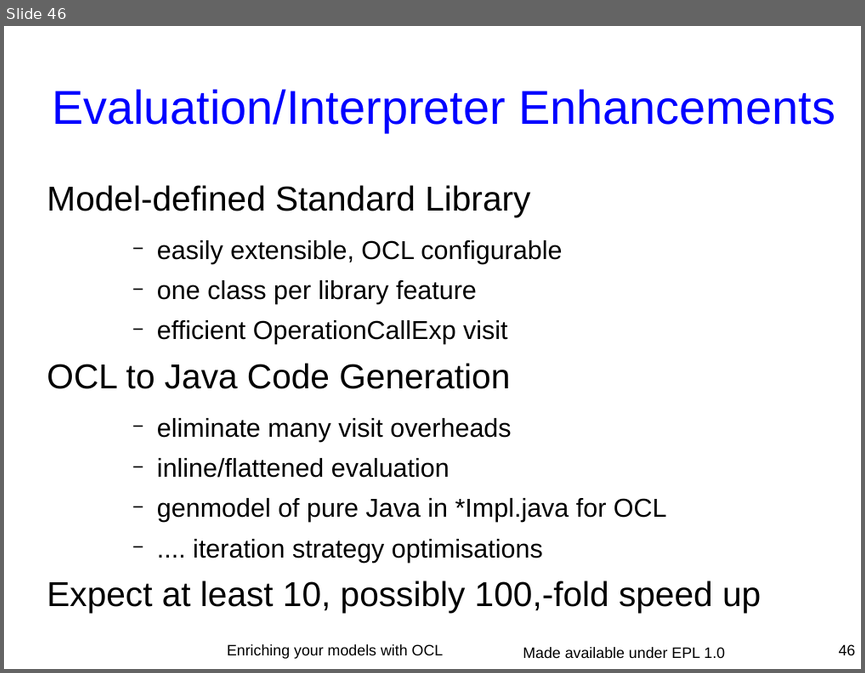
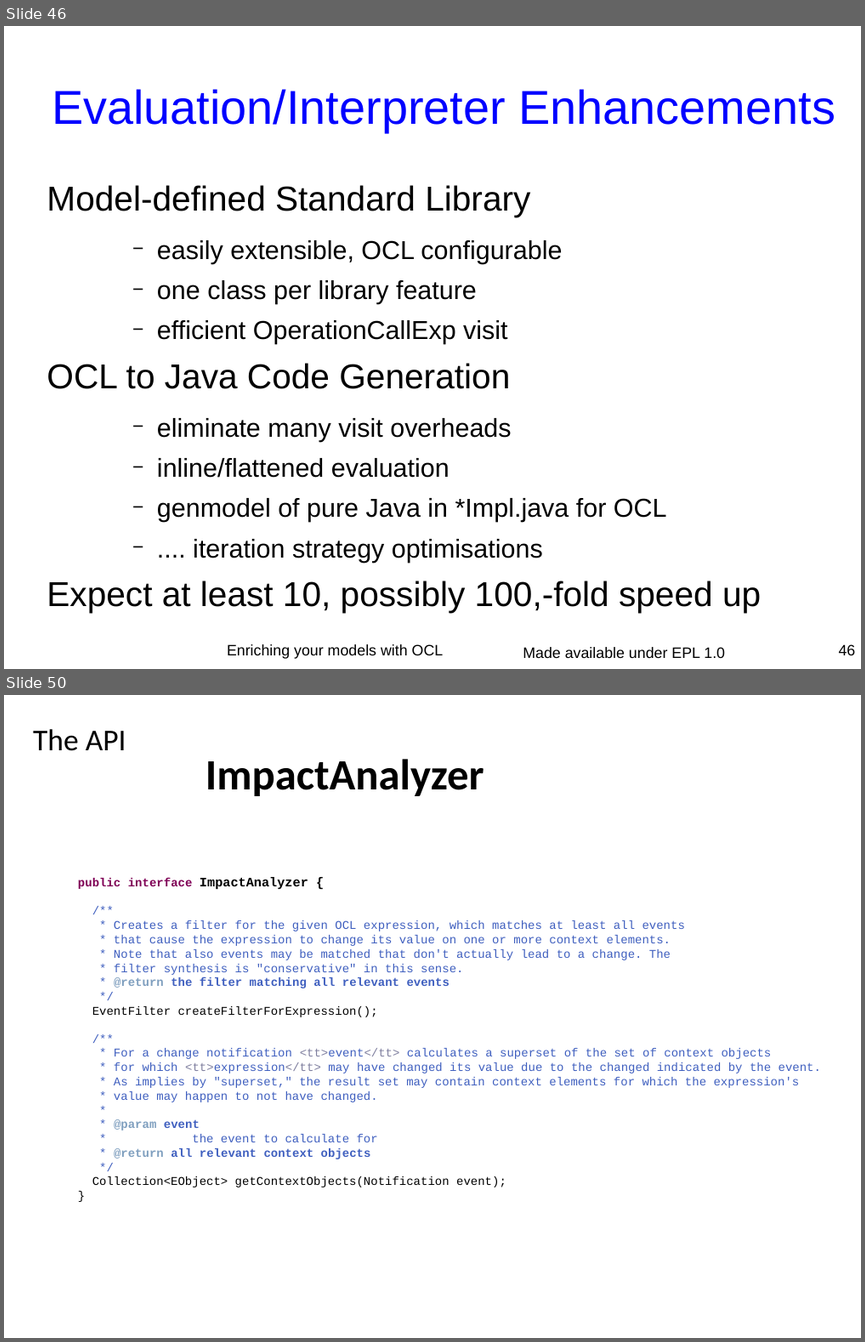
Before and after one commit to eclipse-ocl/ocl-website, a slide deck: ocl/docs/publications/ESE2010LongTalk/EnrichingWithOCL.odp. Shown one above the other, each under a label of ours: slide 46 before the commit, slides 46 and 50 after it; the slides between them are not shown. The pictures are 865x673 and 865x1342 pixels, drawn with LibreOffice and Linux fonts; fonts in the diff are those of the drawing. Boxes give left, top, right and bottom in pixels: in the first picture for what was removed or moved away, otherwise in the second. Text is boxed around its words. In the diff, an @@ line names an element or a change of style, - is before the commit and + after.

```diff
--- a/ocl/docs/publications/ESE2010LongTalk/EnrichingWithOCL.odp
+++ b/ocl/docs/publications/ESE2010LongTalk/EnrichingWithOCL.odp
@@ slide 50 added at (x1=4, y1=695, x2=861, y2=1338), background #FFFFFF @@
@@ text added at (x1=33, y1=729, x2=484, y2=796), 40 pt, text #000000, bold @@
+The API
+ImpactAnalyzer
@@ text added at (x1=78, y1=877, x2=821, y2=1187), 11 pt, text #3F5FBF @@
+public interface ImpactAnalyzer {
+/**
+* Creates a filter for the given OCL expression, which matches at least all events
+* that cause the expression to change its value on one or more context elements.
+* Note that also events may be matched that don't actually lead to a change. The
+* filter synthesis is "conservative" in this sense.
+* @return the filter matching all relevant events
+*/
+EventFilter createFilterForExpression();
+/**
+* For a change notification <tt>event</tt> calculates a superset of the set of context objects
+* for which <tt>expression</tt> may have changed its value due to the changed indicated by the event.
+* As implies by "superset," the result set may contain context elements for which the expression's
+* value may happen to not have changed.
+*
+* @param event
+* the event to calculate for
+* @return all relevant context objects
+*/
+Collection<EObject> getContextObjects(Notification event);
+}
```
Also in this commit, not shown: 12 other slides added, 1 slide removed.
